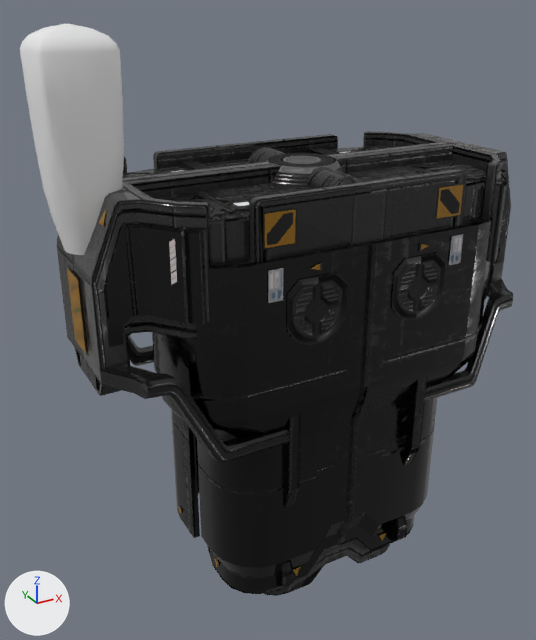
The Blender file src/addons/no_mans_sky_base_builder/models-high-res/assets/B_TRU_G.blend, before and after one commit.
Before and after are seen from a 50 mm camera at (-4.75, -7.76, 1.86) aimed at (-0.28, 0.35, -2.2). Every picture has the same lights, and +X, +Y and +Z are marked at lower left. The picture after the commit comes second.

Names of what the first picture shows: 'B_TRU_G'.
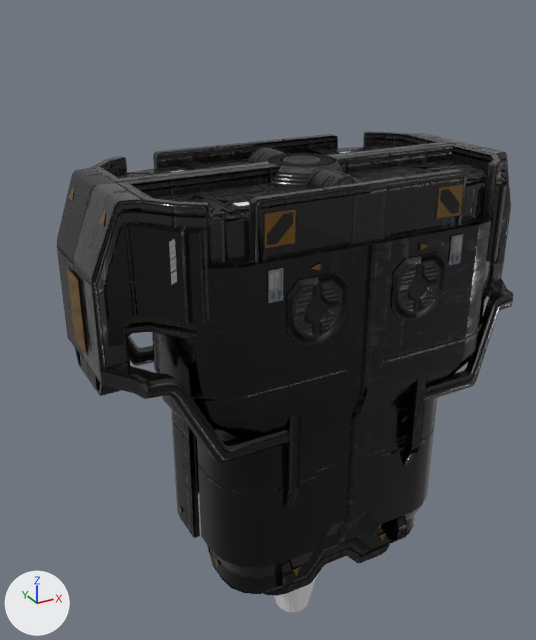
What differs and where, as boxes (x1, y1, x2, y2) in the pictures (536 x 640 px):
'B_TRU_G', reshaped (7% narrower, 16% shorter)
    before: (20, 24, 513, 596)
    after: (57, 132, 513, 612)
part 1 of me_b_tru_g, added
    after: (274, 574, 318, 612)
part 2 of me_b_tru_g, deleted
    before: (20, 24, 124, 255)
part 3 of me_b_tru_g, reshaped
    both: (364, 133, 513, 388)

Edits to the bpy script that builds the scene:
```text
Change me_b_tru_g:
    used by ob_b_tru_g; location = (0.0, 0.0, 0.0)
    remove me_b_tru_g.from_pydata(...)  # 6953 vertices, 3153 faces; spans x -3.17..2.93, y -1.51..1.51, z -5.59..1.6
    add me_b_tru_g.from_pydata(...)  # 6659 vertices, 2628 faces; spans x -2.93..2.93, y -1.51..1.51, z -7.05..0.01
    me_b_tru_g part 1: a new loose piece of 429 vertices spanning x -0.44..0.43, y -0.38..0.5, z -7.05..-4.79, in mat_engine_mat (its picture is missing)
    me_b_tru_g part 2: the loose piece of 689 vertices spanning x -3.17..-2.29, y -0.51..0.37, z -0.66..1.6 is deleted
    me_b_tru_g part 3
    17 vertices are removed from x 1.52..2.58, y -1.29..1.29, z -2.86..-0.02
    191 faces are deleted
    92 new faces join them, mat_biggstrimmat19
    other edits to the shape of me_b_tru_g do not show in these pictures
```
